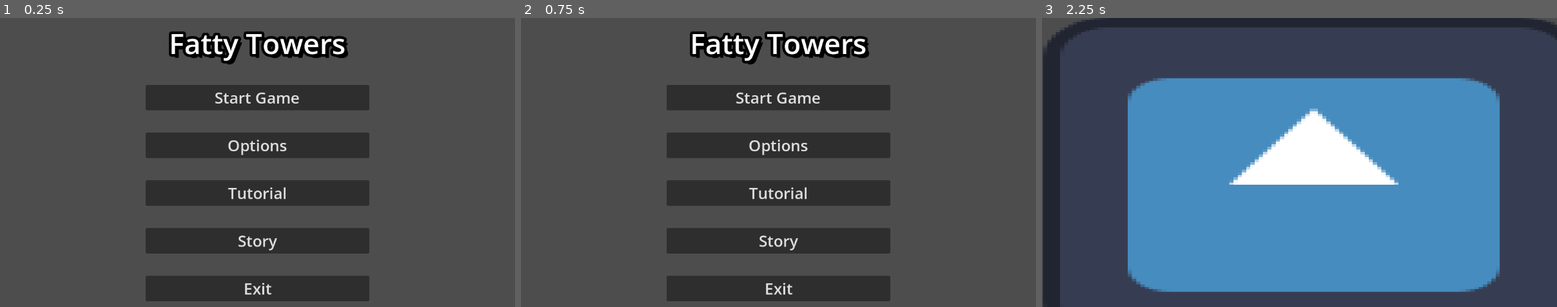
Above: before the commit, frames 1-3 (left to right).
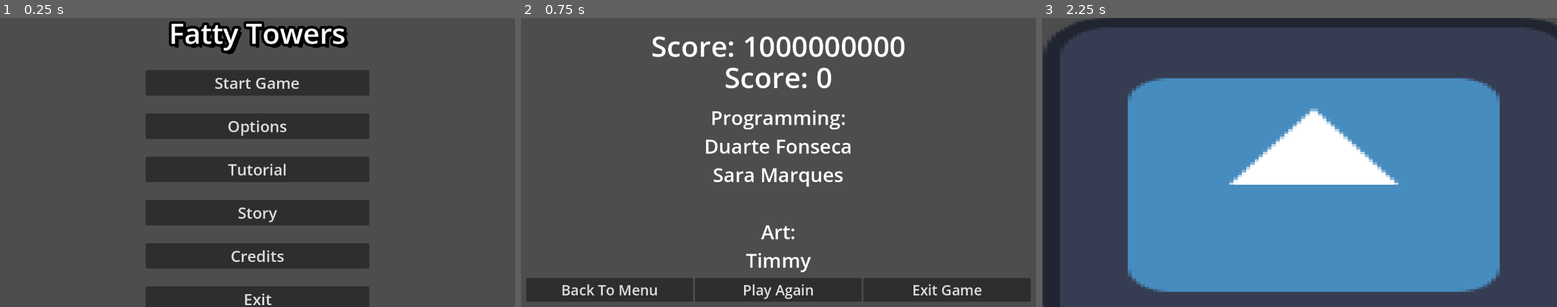
Above: after the commit, the same moments.

Repository: Duartefon/fatty-towers
Game: Godot game, scene res://menus/main_menu.tscn
Same seed, same stepped clock (60 frames per second), same inputs: the game is played once before the commit and once after it. The engine's default icon, where the game draws it, is replaced by a stand-in: a white triangle on a blue panel in a dark square.
Inputs (mouse positions are in pixels of both pictures, inside the frame that each line leads up to):
- Up to frame 1 (0.25 s): no input
- Up to frame 2 (0.75 s): click (778, 254) at 0.5 s, where only the run after the commit has a clickable "Credits"
- Up to frame 3 (2.25 s): click (1129, 289) at 1.25 s, where only the run after the commit has a clickable "Back To Menu"; click "Start Game" at 2 s

The runs differ from the first frame. In frame 1, 29% of the frame differs, in the area x 28-72%, y 1-100%; in frame 2, 24%; in frame 3, nothing differs.

Commit message:
Added placeholder credits

Diff:
--- a/global.gd
+++ b/global.gd
@@ -1,6 +1,8 @@
 extends Node
 
 var currentResolution = Vector2i(1152,648)
+
+var lastHighScore = 0;
 
 var windowMode = 1
 var selectedResolution = 0
--- /dev/null
+++ b/menus/credits_menu.gd
@@ -0,0 +1,15 @@
+extends Control
+
+func _ready() -> void:
+	$MarginContainer/VBoxContainer/Label2.text = "Score: " + str(Global.lastHighScore)
+
+func _on_back_to_menu_pressed() -> void:
+	get_tree().change_scene_to_file("res://menus/main_menu.tscn")
+
+
+func _on_play_again_pressed() -> void:
+	get_tree().change_scene_to_file("res://playable_scene.tscn")
+
+
+func _on_exit_game_pressed() -> void:
+	get_tree().quit()
--- /dev/null
+++ b/menus/credits_menu.tscn
@@ -0,0 +1,88 @@
+[gd_scene load_steps=2 format=3 uid="uid://cdl41quwix7ht"]
+
+[ext_resource type="Script" path="res://menus/credits_menu.gd" id="1_vuaj6"]
+
+[node name="CreditsMenu" type="Control"]
+layout_mode = 3
+anchors_preset = 15
+anchor_right = 1.0
+anchor_bottom = 1.0
+grow_horizontal = 2
+grow_vertical = 2
+script = ExtResource("1_vuaj6")
+
+[node name="MarginContainer" type="MarginContainer" parent="."]
+layout_mode = 1
+anchors_preset = 15
+anchor_right = 1.0
+anchor_bottom = 1.0
+grow_horizontal = 2
+grow_vertical = 2
+theme_override_constants/margin_left = 12
+theme_override_constants/margin_top = 12
+theme_override_constants/margin_right = 12
+theme_override_constants/margin_bottom = 12
+
+[node name="VBoxContainer" type="VBoxContainer" parent="MarginContainer"]
+layout_mode = 2
+theme_override_constants/separation = -30
+
+[node name="Label" type="Label" parent="MarginContainer/VBoxContainer"]
+custom_minimum_size = Vector2(0, 100)
+layout_mode = 2
+theme_override_font_sizes/font_size = 64
+text = "Score: 1000000000"
+horizontal_alignment = 1
+vertical_alignment = 1
+
+[node name="Label2" type="Label" parent="MarginContainer/VBoxContainer"]
+custom_minimum_size = Vector2(0, 100)
+layout_mode = 2
+theme_override_font_sizes/font_size = 64
+text = "Credits"
+horizontal_alignment = 1
+vertical_alignment = 1
+
+[node name="Explanation" type="Label" parent="MarginContainer/VBoxContainer"]
+custom_minimum_size = Vector2(1000, 300)
+layout_mode = 2
+size_flags_vertical = 3
+theme_override_font_sizes/font_size = 44
+text = "Programming:
+Duarte Fonseca
+Sara Marques
+
+Art:
+Timmy"
+horizontal_alignment = 1
+vertical_alignment = 1
+autowrap_mode = 3
+
+[node name="HBoxContainer" type="HBoxContainer" parent="MarginContainer/VBoxContainer"]
+layout_mode = 2
+size_flags_vertical = 8
+
+[node name="BackToMenu" type="Button" parent="MarginContainer/VBoxContainer/HBoxContainer"]
+layout_mode = 2
+size_flags_horizontal = 3
+theme_override_font_sizes/font_size = 32
+text = "Back To Menu
+"
+
+[node name="PlayAgain" type="Button" parent="MarginContainer/VBoxContainer/HBoxContainer"]
+layout_mode = 2
+size_flags_horizontal = 3
+theme_override_font_sizes/font_size = 32
+text = "Play Again
+"
+
+[node name="ExitGame" type="Button" parent="MarginContainer/VBoxContainer/HBoxContainer"]
+layout_mode = 2
+size_flags_horizontal = 3
+theme_override_font_sizes/font_size = 32
+text = "Exit Game
+"
+
+[connection signal="pressed" from="MarginContainer/VBoxContainer/HBoxContainer/BackToMenu" to="." method="_on_back_to_menu_pressed"]
+[connection signal="pressed" from="MarginContainer/VBoxContainer/HBoxContainer/PlayAgain" to="." method="_on_play_again_pressed"]
+[connection signal="pressed" from="MarginContainer/VBoxContainer/HBoxContainer/ExitGame" to="." method="_on_exit_game_pressed"]
--- a/menus/main_menu.gd
+++ b/menus/main_menu.gd
@@ -28,3 +28,7 @@
 	$TutorialMenu.visible = false
 	$StoryMenu.visible = false
 	$MarginContainer.visible = true
+
+
+func _on_credits_button_pressed() -> void:
+	get_tree().change_scene_to_file("res://menus/credits_menu.tscn")
--- a/menus/main_menu.tscn
+++ b/menus/main_menu.tscn
@@ -46,7 +46,7 @@
 
 [node name="VBoxContainer" type="VBoxContainer" parent="MarginContainer/HBoxContainer"]
 layout_mode = 2
-theme_override_constants/separation = 50
+theme_override_constants/separation = 40
 alignment = 1
 
 [node name="Label" type="Label" parent="MarginContainer/HBoxContainer/VBoxContainer"]
@@ -90,6 +90,14 @@
 theme_override_font_sizes/font_size = 35
 text = "Story"
 
+[node name="CreditsButton" type="Button" parent="MarginContainer/HBoxContainer/VBoxContainer"]
+custom_minimum_size = Vector2(500, 50)
+layout_mode = 2
+theme_override_fonts/font = SubResource("SystemFont_aq7di")
+theme_override_font_sizes/font_size = 35
+text = "Credits
+"
+
 [node name="ExitButton" type="Button" parent="MarginContainer/HBoxContainer/VBoxContainer"]
 custom_minimum_size = Vector2(500, 50)
 layout_mode = 2
@@ -117,6 +125,7 @@
 [connection signal="pressed" from="MarginContainer/HBoxContainer/VBoxContainer/OptionsButton" to="." method="_on_options_button_pressed"]
 [connection signal="pressed" from="MarginContainer/HBoxContainer/VBoxContainer/TutorialButton" to="." method="_on_tutorial_button_pressed"]
 [connection signal="pressed" from="MarginContainer/HBoxContainer/VBoxContainer/StoryButton" to="." method="_on_story_button_pressed"]
+[connection signal="pressed" from="MarginContainer/HBoxContainer/VBoxContainer/CreditsButton" to="." method="_on_credits_button_pressed"]
 [connection signal="pressed" from="MarginContainer/HBoxContainer/VBoxContainer/ExitButton" to="." method="_on_exit_button_pressed"]
 [connection signal="pressed" from="OptionsMenu/MarginContainer/VBoxContainer/BackToMenu" to="." method="_on_back_to_menu_pressed"]
 [connection signal="pressed" from="TutorialMenu/MarginContainer/VBoxContainer/BackToMenu" to="." method="_on_back_to_menu_pressed"]
